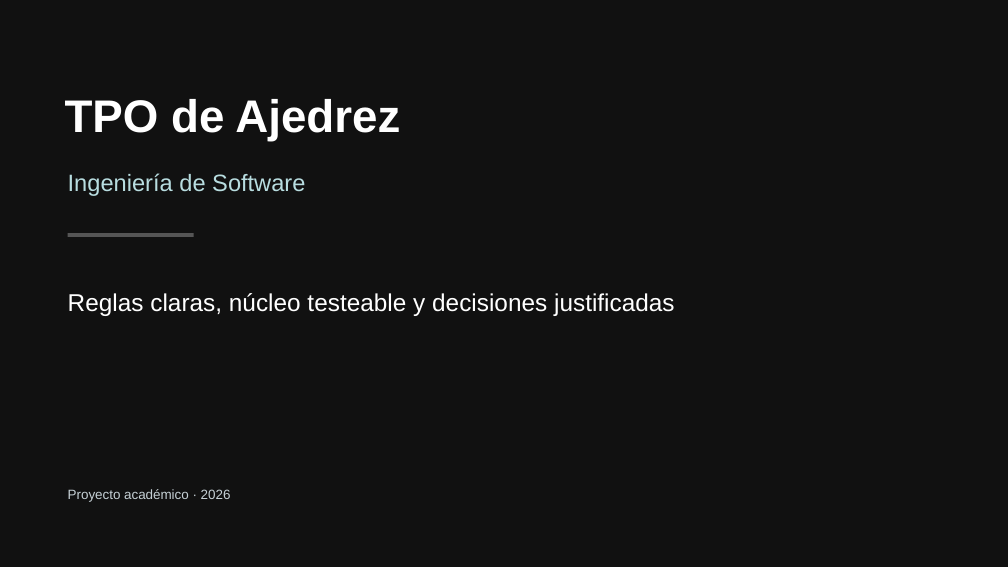
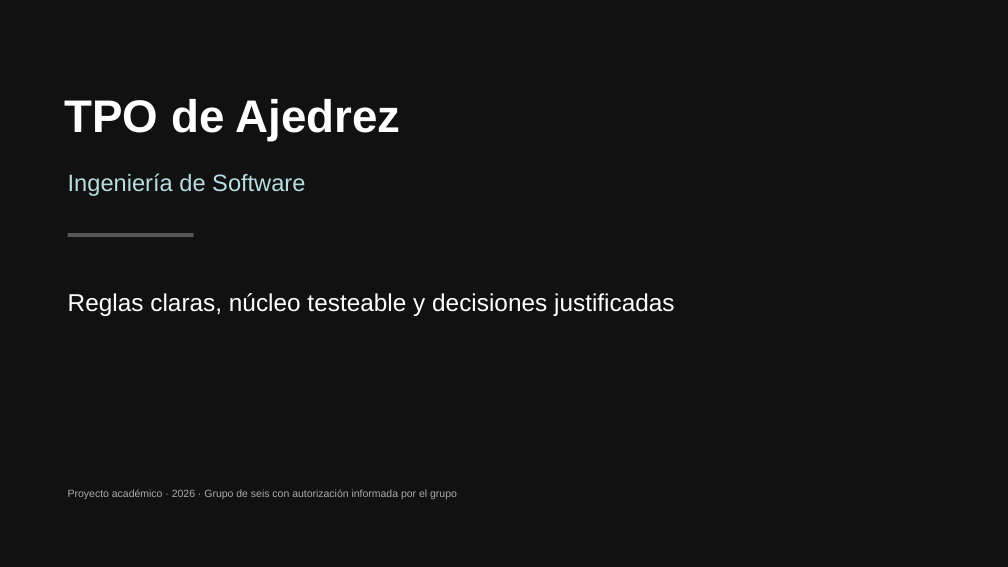
Before and after one commit to nachopalmeri/TPOajedrez, a slide deck: slide 1 of TPO-Ajedrez-2026/docs/presentacion-tpo.pptx. Drawn at 1008x567 pixels with LibreOffice and Linux fonts; fonts in the diff are those of the drawing. Boxes give left, top, right and bottom in pixels: in the first picture for what was removed or moved away, otherwise in the second. Text is boxed around its words. In the diff, an @@ line names an element or a change of style, - is before the commit and + after.

```diff
--- a/TPO-Ajedrez-2026/docs/presentacion-tpo.pptx
+++ b/TPO-Ajedrez-2026/docs/presentacion-tpo.pptx
@@ text at <box>68,489,457,499</box>: text changed; size 12.8 to 10 pt; text colour #C5D0D5 to #AAAAAA @@
-Proyecto académico · 2026
+Proyecto académico · 2026 · Grupo de seis con autorización informada por el grupo
```
Also in this commit, not shown: 1 other slide changed, 2 slides added, 1 slide removed, 4 other files.
